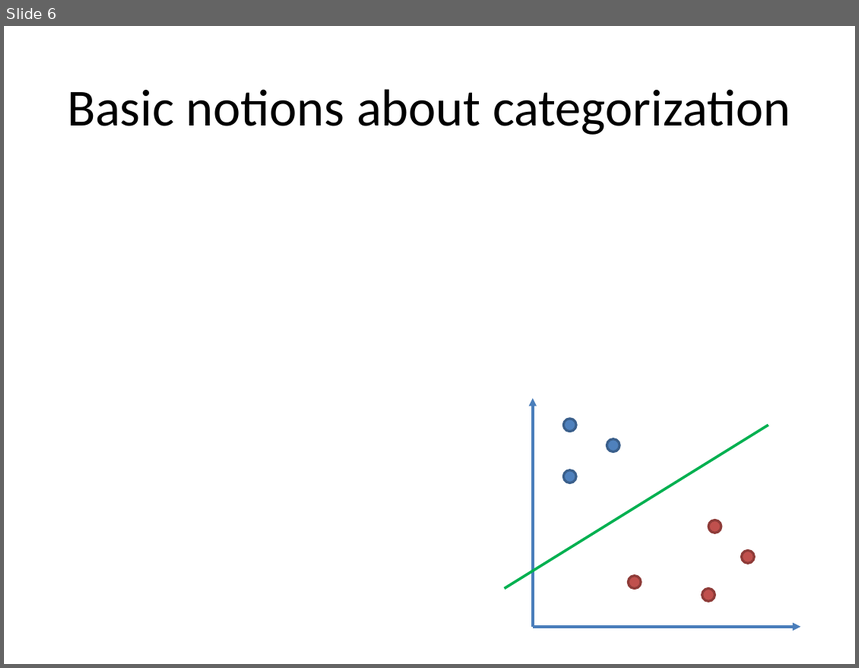
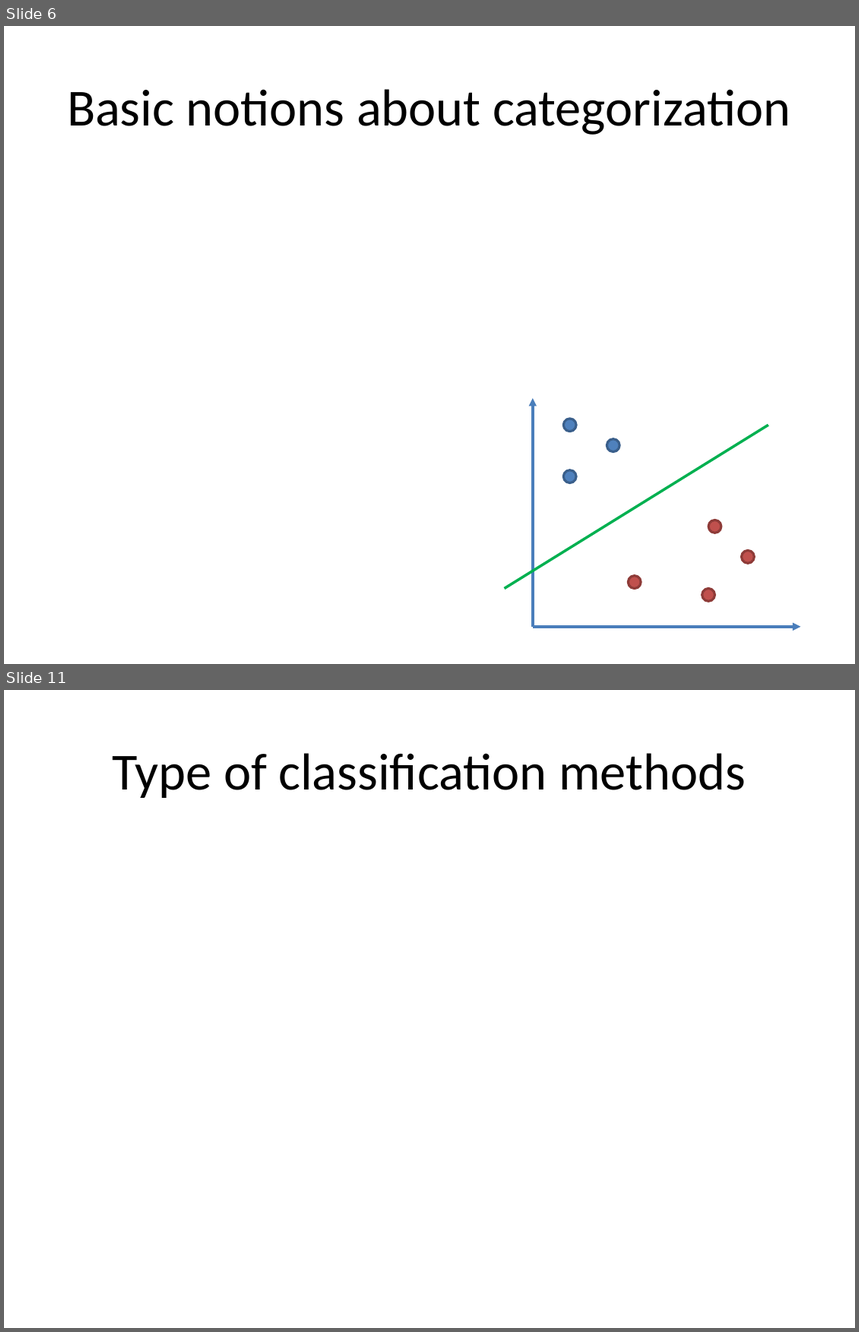
Before and after one commit to wang296/CS6501-Text-Mining, a slide deck: docs/Text Categorization.pptx. Shown one above the other, each under a label of ours: slide 6 before the commit, slides 6 and 11 after it; the slides between them are not shown. The pictures are 859x668 and 859x1332 pixels, drawn with LibreOffice and Linux fonts; fonts in the diff are those of the drawing; grey boxes stand for pictures. Boxes give left, top, right and bottom in pixels: in the first picture for what was removed or moved away, otherwise in the second. Text is boxed around its words. In the diff, an @@ line names an element or a change of style, - is before the commit and + after.

```diff
--- a/docs/Text Categorization.pptx
+++ b/docs/Text Categorization.pptx
@@ slide 11 added at (4,690,855,1328), background #FFFFFF @@
@@ title added at (112,753,746,798), 44 pt, text #000000 @@
+Type of classification methods
```
Also in this commit, not shown: 3 slides changed, 8 other slides added, 1 other file.
